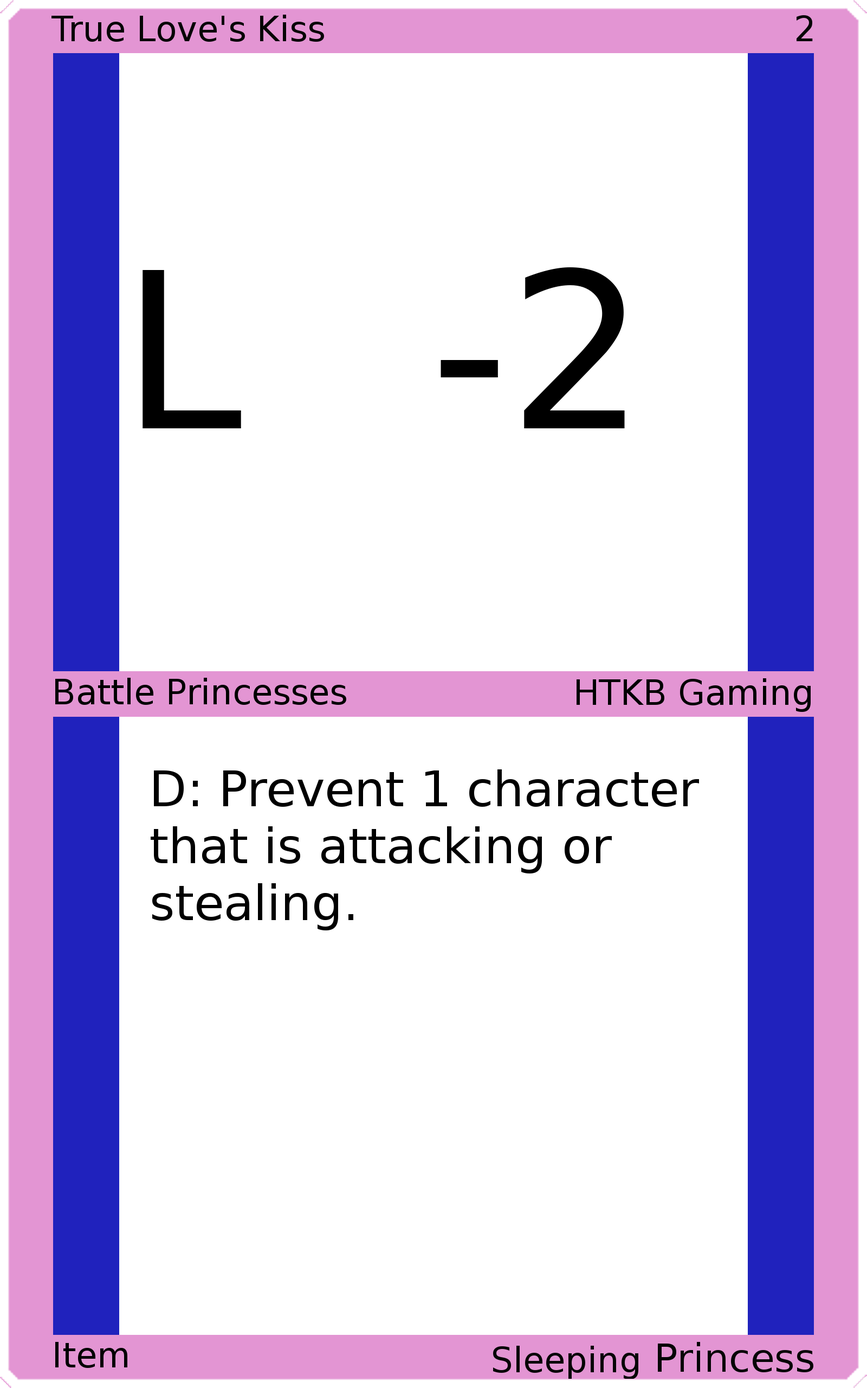
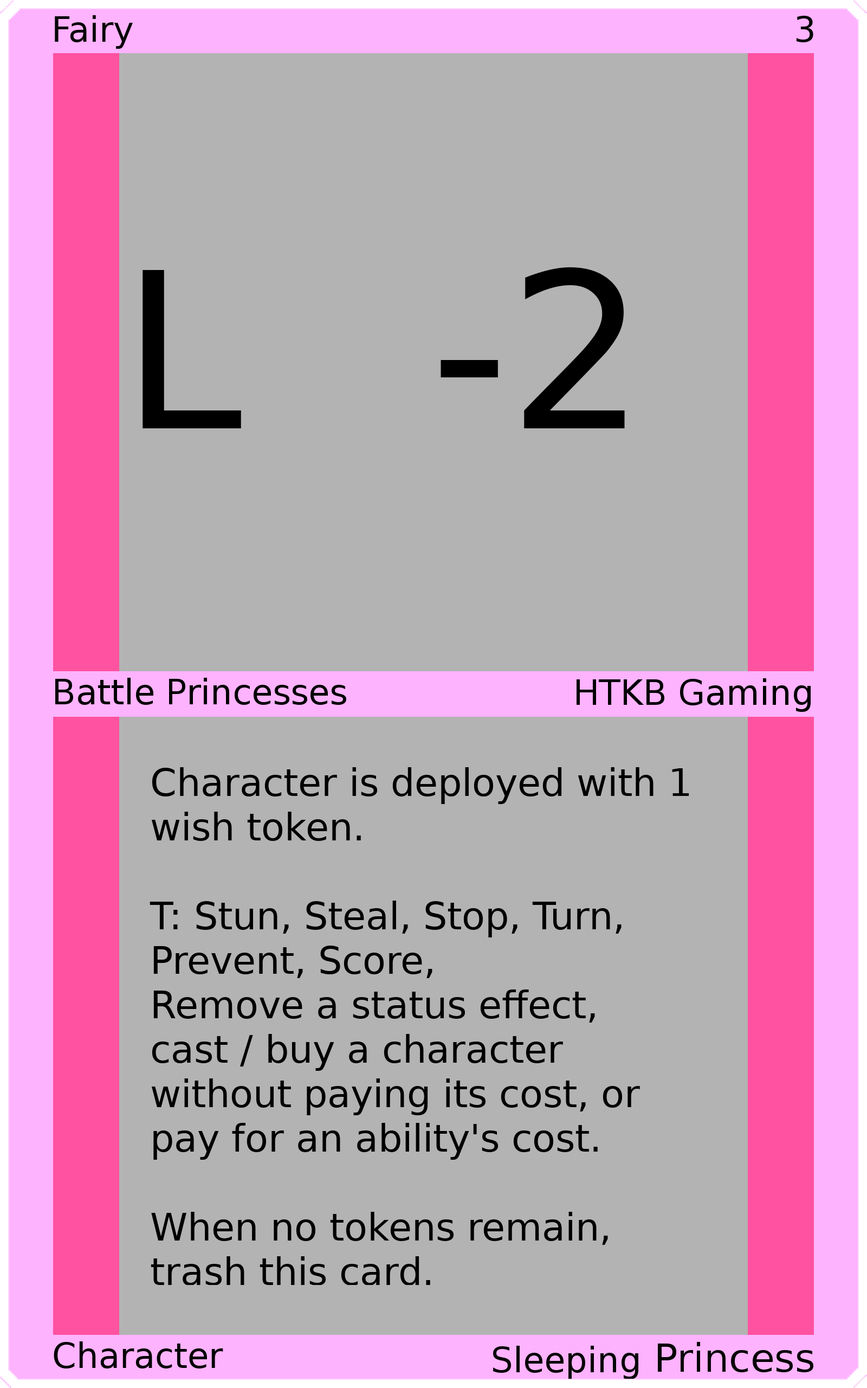
Layer changes from the first (867, 1388) image to the second:
painted on "Upper Left" over [51, 14, 325, 49]
painted on "Upper Right" over [796, 15, 814, 43]
painted on "Card Text" over [149, 766, 700, 1285]
painted on "Bottom Left" over [53, 1340, 224, 1369]
painted on "Border" over [0, 0, 867, 1388]
painted on "Top Background" over [119, 52, 748, 673]
painted on "Bottom Background" over [119, 715, 748, 1336]
painted on "Background" over [35, 35, 832, 1352]
